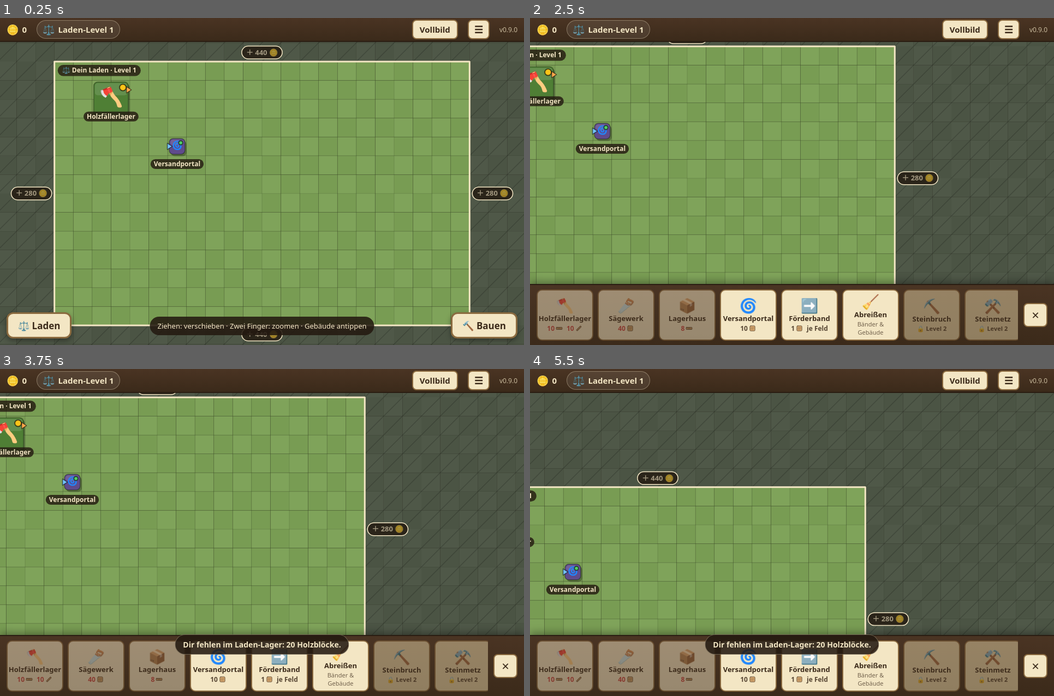
Above: before the commit, frames 1-4 (two rows, left to right).
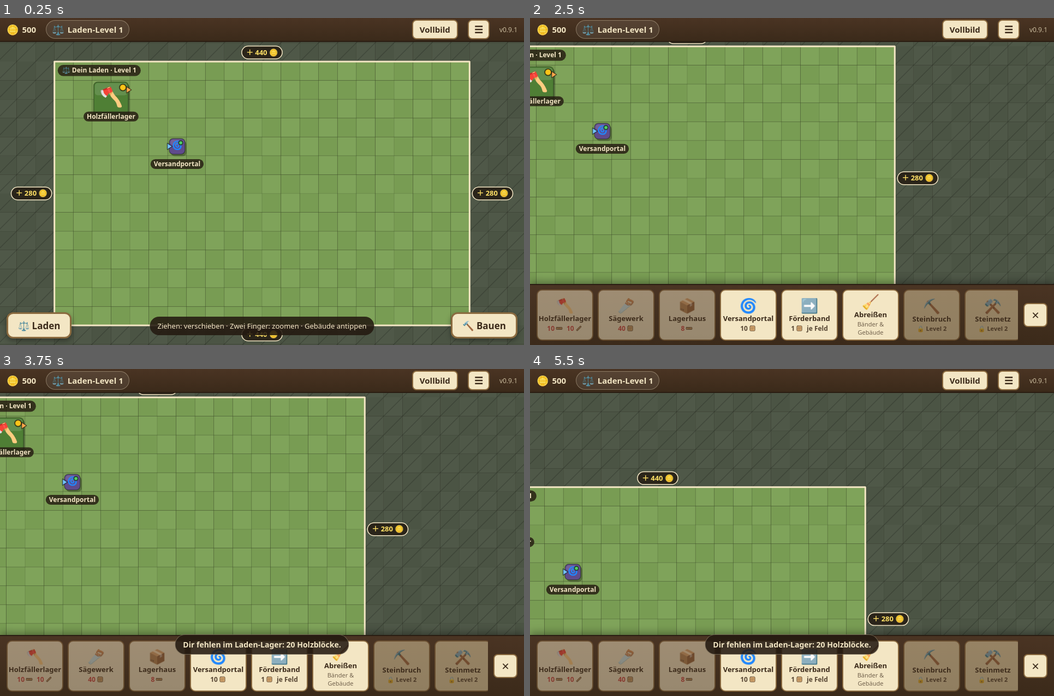
Above: after the commit, the same moments.

Repository: tobiasimhof/ErstesSpiel
Game: browser game, page index.html
The game is run twice, just before and just after one commit, with the same random seed, the same clock (stepped at 60 frames per second) and the same inputs.
Inputs (mouse positions are in pixels of both pictures, inside the frame that each line leads up to):
- Up to frame 1 (0.25 s): no input
- Up to frame 2 (2.5 s): click "⚖️ Laden-Level 1" at 0.27 s; click (792, 224) at 1.07 s; click "✕" at 1.27 s; click (687, 161) at 1.67 s; click "⚖️ Laden-Level 1" at 1.77 s; click "✕" at 1.87 s; press the mouse at (896, 148) at 2.27 s; release the mouse at (792, 132) at 2.4 s; click "🔨 Bauen" at 2.47 s
- Up to frame 3 (3.75 s): click (340, 604) at 2.87 s; click "⚒️ Steinmetz 🔒 Level 2" at 3.07 s; click (131, 620) at 3.47 s; click "🪚 Sägewerk 40" at 3.67 s
- Up to frame 4 (5.5 s): press the mouse at (792, 483) at 4.07 s; release the mouse at (739, 650) at 4.2 s; click "⚖️ Laden-Level 1" at 4.27 s; click (949, 558) at 4.67 s; click "➡️ Förderband 1 je Feld" at 4.87 s; click (634, 545) at 5.27 s; click "✓ Fertig" at 5.47 s

The runs differ from the first frame. In frame 1, 0.4% of the frame differs, in the area x 3-99%, y 0-98%; in frame 2, 0.3%; in frame 3, 0.3%; in frame 4, 0.4%.

Commit message:
v0.9.1: Startkapital 500 Gold
- Neues Spiel startet mit 500 Gold, damit nach den ersten Gebäuden genug
  Gold für den zweiten Holzstamm bleibt (Tobias' Test in Echtzeit)
- Spielstand-Version 8: bestehende Spielstände bekommen die 500 Gold
  einmalig nachgezahlt, mit Meldung
- Tests und README aktualisiert

Co-Authored-By: Claude Opus 5.5 <noreply@anthropic.com>
Claude-Session: https://claude.ai/code/session_01L8mmWhYR86tfwDTCiLemZt

Diff:
--- a/index.html
+++ b/index.html
@@ -14,46 +14,46 @@
     <link rel="manifest" href="manifest.webmanifest" />
     <link rel="icon" type="image/png" href="assets/icons/icon-192.png" />
     <link rel="apple-touch-icon" href="assets/icons/icon-192.png" />
-    <link rel="stylesheet" href="src/style.css?v=0.9.0" />
+    <link rel="stylesheet" href="src/style.css?v=0.9.1" />
     <!-- Jede Programmdatei bekommt die Versionsnummer, damit der Browser nach
          einem Update nicht alte und neue Dateien mischt. Wird von
          tools/set-version.mjs geschrieben – nicht von Hand ändern. -->
     <script type="importmap">
     {
       "imports": {
-        "./src/core/belts.js": "./src/core/belts.js?v=0.9.0",
-        "./src/core/buildings.js": "./src/core/buildings.js?v=0.9.0",
-        "./src/core/data/buildings.js": "./src/core/data/buildings.js?v=0.9.0",
-        "./src/core/data/items.js": "./src/core/data/items.js?v=0.9.0",
-        "./src/core/data/land.js": "./src/core/data/land.js?v=0.9.0",
-        "./src/core/data/levels.js": "./src/core/data/levels.js?v=0.9.0",
-        "./src/core/data/recipes.js": "./src/core/data/recipes.js?v=0.9.0",
-        "./src/core/data/shop.js": "./src/core/data/shop.js?v=0.9.0",
-        "./src/core/dirs.js": "./src/core/dirs.js?v=0.9.0",
-        "./src/core/geometry.js": "./src/core/geometry.js?v=0.9.0",
-        "./src/core/land.js": "./src/core/land.js?v=0.9.0",
-        "./src/core/levels.js": "./src/core/levels.js?v=0.9.0",
-        "./src/core/market.js": "./src/core/market.js?v=0.9.0",
-        "./src/core/production.js": "./src/core/production.js?v=0.9.0",
-        "./src/core/save.js": "./src/core/save.js?v=0.9.0",
-        "./src/core/shop.js": "./src/core/shop.js?v=0.9.0",
-        "./src/core/sim.js": "./src/core/sim.js?v=0.9.0",
-        "./src/core/state.js": "./src/core/state.js?v=0.9.0",
-        "./src/main.js": "./src/main.js?v=0.9.0",
-        "./src/version.js": "./src/version.js?v=0.9.0",
-        "./src/view/buildbar.js": "./src/view/buildbar.js?v=0.9.0",
-        "./src/view/camera.js": "./src/view/camera.js?v=0.9.0",
-        "./src/view/controller.js": "./src/view/controller.js?v=0.9.0",
-        "./src/view/format.js": "./src/view/format.js?v=0.9.0",
-        "./src/view/hud.js": "./src/view/hud.js?v=0.9.0",
-        "./src/view/input.js": "./src/view/input.js?v=0.9.0",
-        "./src/view/itemArt.js": "./src/view/itemArt.js?v=0.9.0",
-        "./src/view/levels.js": "./src/view/levels.js?v=0.9.0",
-        "./src/view/panels.js": "./src/view/panels.js?v=0.9.0",
-        "./src/view/press.js": "./src/view/press.js?v=0.9.0",
-        "./src/view/renderer.js": "./src/view/renderer.js?v=0.9.0",
-        "./src/view/shop.js": "./src/view/shop.js?v=0.9.0",
-        "./src/view/storage.js": "./src/view/storage.js?v=0.9.0"
+        "./src/core/belts.js": "./src/core/belts.js?v=0.9.1",
+        "./src/core/buildings.js": "./src/core/buildings.js?v=0.9.1",
+        "./src/core/data/buildings.js": "./src/core/data/buildings.js?v=0.9.1",
+        "./src/core/data/items.js": "./src/core/data/items.js?v=0.9.1",
+        "./src/core/data/land.js": "./src/core/data/land.js?v=0.9.1",
+        "./src/core/data/levels.js": "./src/core/data/levels.js?v=0.9.1",
+        "./src/core/data/recipes.js": "./src/core/data/recipes.js?v=0.9.1",
+        "./src/core/data/shop.js": "./src/core/data/shop.js?v=0.9.1",
+        "./src/core/dirs.js": "./src/core/dirs.js?v=0.9.1",
+        "./src/core/geometry.js": "./src/core/geometry.js?v=0.9.1",
+        "./src/core/land.js": "./src/core/land.js?v=0.9.1",
+        "./src/core/levels.js": "./src/core/levels.js?v=0.9.1",
+        "./src/core/market.js": "./src/core/market.js?v=0.9.1",
+        "./src/core/production.js": "./src/core/production.js?v=0.9.1",
+        "./src/core/save.js": "./src/core/save.js?v=0.9.1",
+        "./src/core/shop.js": "./src/core/shop.js?v=0.9.1",
+        "./src/core/sim.js": "./src/core/sim.js?v=0.9.1",
+        "./src/core/state.js": "./src/core/state.js?v=0.9.1",
+        "./src/main.js": "./src/main.js?v=0.9.1",
+        "./src/version.js": "./src/version.js?v=0.9.1",
+        "./src/view/buildbar.js": "./src/view/buildbar.js?v=0.9.1",
+        "./src/view/camera.js": "./src/view/camera.js?v=0.9.1",
+        "./src/view/controller.js": "./src/view/controller.js?v=0.9.1",
+        "./src/view/format.js": "./src/view/format.js?v=0.9.1",
+        "./src/view/hud.js": "./src/view/hud.js?v=0.9.1",
+        "./src/view/input.js": "./src/view/input.js?v=0.9.1",
+        "./src/view/itemArt.js": "./src/view/itemArt.js?v=0.9.1",
+        "./src/view/levels.js": "./src/view/levels.js?v=0.9.1",
+        "./src/view/panels.js": "./src/view/panels.js?v=0.9.1",
+        "./src/view/press.js": "./src/view/press.js?v=0.9.1",
+        "./src/view/renderer.js": "./src/view/renderer.js?v=0.9.1",
+        "./src/view/shop.js": "./src/view/shop.js?v=0.9.1",
+        "./src/view/storage.js": "./src/view/storage.js?v=0.9.1"
       }
     }
     </script>
@@ -189,6 +189,6 @@
         });
       })();
     </script>
-    <script type="module" src="src/main.js?v=0.9.0"></script>
+    <script type="module" src="src/main.js?v=0.9.1"></script>
   </body>
 </html>
--- a/src/core/data/shop.js
+++ b/src/core/data/shop.js
@@ -11,10 +11,12 @@
 // minItems–maxItems Stück von den Theken (zum festen Wert der Ware).
 export const CUSTOMERS = { minInterval: 10, maxInterval: 30, minItems: 1, maxItems: 3 };
 
-// Neues Spiel (v0.7.0): kein Gold, ein Holzstamm gratis, dazu Holzblöcke für
-// die ersten Förderbänder zum Versandportal. Seit v0.9.0 startet man nur mit
-// Holz (Level 1); den Felsbrocken gibt es beim Aufstieg auf Level 2.
-export const START_GOLD = 0;
+// Neues Spiel (v0.7.0): ein Holzstamm gratis, dazu Holzblöcke für die ersten
+// Förderbänder zum Versandportal. Seit v0.9.0 startet man nur mit Holz
+// (Level 1); den Felsbrocken gibt es beim Aufstieg auf Level 2.
+// v0.9.1: 500 Gold Startkapital (Tobias) – der erste Holzstamm muss auch die
+// ersten Gebäude bezahlen und brachte allein nie genug für den zweiten.
+export const START_GOLD = 500;
 export const START_STORAGE = { holzstamm: 1, holzblock: 20 };
 
 // Pleiteschutz: Wer gar nicht mehr weiterkommt, bekommt diesen Rohstoff geschenkt.
--- a/src/core/save.js
+++ b/src/core/save.js
@@ -14,12 +14,14 @@
 //   7 (v0.9.0): Laden-Level mit Freischalten, Zähler hergestellter Waren
 //               (produced), gekaufte Fläche (landBought). Bestehende Fabriken
 //               bekommen Level 3, damit nichts gesperrt wird.
+//   8 (v0.9.1): Startkapital – bestehende Spielstände bekommen START_GOLD
+//               einmalig nachgezahlt (Format sonst unverändert).
 
 import { BUILDINGS } from './data/buildings.js';
 import { ITEMS } from './data/items.js';
 import { RECIPES } from './data/recipes.js';
 import { MAX_LEVEL } from './data/levels.js';
-import { SALES_LOG_SIZE, START_STORAGE } from './data/shop.js';
+import { SALES_LOG_SIZE, START_GOLD, START_STORAGE } from './data/shop.js';
 import { canPlaceBuilding, findFreeSpot } from './buildings.js';
 import { isDir, sortDirs } from './dirs.js';
 import { footprintSize, rotateLocal } from './geometry.js';
@@ -28,7 +30,7 @@
 import { addAllToStorage } from './shop.js';
 import { START_PLOT, WORLD_HEIGHT, WORLD_WIDTH, parseTileKey } from './state.js';
 
-export const SAVE_VERSION = 7;
+export const SAVE_VERSION = 8;
 
 // v0.6.0: Waren und Rezepte, die es nicht mehr gibt, und was aus ihnen wird.
 const RENAMED_ITEMS = { holzwinkel: 'holzplatte', splitt: 'steinzahnrad' };
@@ -111,6 +113,10 @@
     state.shopLevel = Math.max(isInt(state.shopLevel) ? state.shopLevel : 1, EXISTING_FACTORY_LEVEL);
     state.produced = {};
     state.landBought = 0;
+  }
+  if (from < 8 && isNum(state.gold)) {
+    // v0.9.0 → v0.9.1: Das Startkapital gibt es für bestehende Spielstände einmalig dazu.
+    state.gold += START_GOLD;
   }
   return state;
 }
--- a/src/main.js
+++ b/src/main.js
@@ -13,6 +13,7 @@
 import { createController } from './view/controller.js';
 import { createShopView } from './view/shop.js';
 import { applyTestPack } from './core/market.js';
+import { START_GOLD } from './core/data/shop.js';
 import { canLevelUp } from './core/levels.js';
 import { createLevelView, unlockText } from './view/levels.js';
 import { costText } from './view/format.js';
@@ -182,6 +183,7 @@
     from < 5 ? 'Neu: Handel! Im Laden gibt es jetzt Theken und den Händler; Bauen kostet Waren aus dem Laden-Lager.' : '',
     from === 5 ? 'Neu: Die Schmiede macht Eisenstangen statt Nägel.' : '',
     from < 7 ? 'Neu: Fläche kaufen – tippe auf die ＋-Schilder am Rand. Deine Fabrik hat Laden-Level 3, alles bleibt freigeschaltet.' : '',
+    from < 8 ? `Neu: ${START_GOLD} Gold Startkapital – du bekommst es einmalig nachgezahlt.` : '',
     ...(loaded.notes ?? []),
   ].filter(Boolean);
   panels.toast(notes.join(' '), 9000);
--- a/src/version.js
+++ b/src/version.js
@@ -1,4 +1,4 @@
 // Aktuelle Spielversion. Wird im Spiel oben rechts angezeigt.
 // Bei jeder neuen Version auch die ?v=… Angaben in index.html anpassen
 // (ein Test prüft, dass beides übereinstimmt).
-export const VERSION = '0.9.0';
+export const VERSION = '0.9.1';
--- a/tests/browser/smoke.cjs
+++ b/tests/browser/smoke.cjs
@@ -165,7 +165,7 @@
   check(JSON.stringify(types) === '["holzfaeller","versandportal"]', 'Start nur mit Holz: Holzfällerlager und Versandportal');
   check((await page.textContent('#btn-level')).includes('Laden-Level 1'), 'Oben steht „Laden-Level 1“');
   check(!(await page.isVisible('#hud-level-ready')), 'Noch kein Aufstieg möglich (kein ⬆)');
-  check((await page.textContent('#hud-gold')) === '0', 'Start ohne Gold');
+  check((await page.textContent('#hud-gold')) === '500', 'Start mit 500 Gold Startkapital');
   check(await page.isVisible('#btn-shop'), 'Knopf „Laden“ sichtbar');
   check(await page.isVisible('#btn-build'), 'Knopf „Bauen“ sichtbar');
 
@@ -192,7 +192,7 @@
     'Infofenster hat Einlegen, Verschieben, Drehen, Abreißen',
   );
   check((await page.textContent('#info-status')).includes('Holzstämme im Laden-Lager: 1'), 'Infofenster zeigt Vorrat im Laden-Lager');
-  check(await page.locator('#info-actions button', { hasText: 'Holzstamm kaufen' }).isDisabled(), 'Ohne Gold lässt sich kein Holzstamm kaufen');
+  check(await page.locator('#info-actions button', { hasText: 'Holzstamm kaufen' }).isDisabled(), 'Mit 500 Gold reicht es noch nicht für einen Holzstamm (550)');
   await page.locator('#info-actions button', { hasText: 'Drehen' }).tap();
   await sleep(80);
   check((await game(page, () => window.__game.state.buildings[0].rot)) === 1, 'Drehen dreht das Gebäude');
@@ -432,7 +432,7 @@
   }));
   check(fresh.buildings === 2 && fresh.belts === 0, 'Neues Spiel startet frisch');
 
-  // ---------- Einstieg ohne Gold ----------
+  // ---------- Einstieg mit Startkapital ----------
   await page.tap('#btn-build');
   await sleep(80);
   check(
@@ -497,7 +497,7 @@
   await game(page, () => window.__game.simulate(90));
   await sleep(500);
   const sold = await game(page, () => ({ gold: window.__game.state.gold, sales: window.__game.state.market.sales.length }));
-  check(sold.gold > 0 && sold.sales > 0, `Kunden kaufen und zahlen (${sold.gold} Gold, ${sold.sales} Verkäufe)`);
+  check(sold.gold > 500 && sold.sales > 0, `Kunden kaufen und zahlen (${sold.gold} Gold, ${sold.sales} Verkäufe)`);
   // Kunden kaufen live weiter; die Leiste zieht spätestens nach 0,4 s nach.
   const hudSynced = await page
     .waitForFunction(() => document.getElementById('hud-gold').textContent === new Intl.NumberFormat('de-DE').format(window.__game.state.gold), null, { timeout: 3000 })
--- a/tests/market.test.js
+++ b/tests/market.test.js
@@ -3,7 +3,9 @@
 
 import { BELT_COST, BUILDINGS, BUILD_MENU } from '../src/core/data/buildings.js';
 import { ITEMS } from '../src/core/data/items.js';
-import { CUSTOMERS, SHOP_LEVELS, TEST_PACK } from '../src/core/data/shop.js';
+import { CUSTOMERS, SHOP_LEVELS, START_GOLD, START_STORAGE, TEST_PACK } from '../src/core/data/shop.js';
+
+const START_STORAGE_BLOCKS = START_STORAGE.holzblock;
 import { buildBeltPath, buyBeltPath, extendTrace, removeBelt } from '../src/core/belts.js';
 import { buyBuilding, placeBuilding, removeBuilding } from '../src/core/buildings.js';
 import {
@@ -277,7 +279,19 @@
   setCounterItem(state, 0, 'holzblock');
   fillCounter(state, 0);
   simulate(state, 120);
-  assert.ok(state.gold > 0, 'Kunden haben gekauft');
+  assert.ok(state.gold > START_GOLD, 'Kunden haben gekauft');
+});
+
+// Tobias' Test von v0.9.0 in Echtzeit: Mit nur einem Holzstamm reichte das Gold
+// nach den ersten Gebäuden nicht für den zweiten. Das Startkapital muss das abfangen.
+test('Startkapital: Nach 2 Sägewerken und Bändern reicht es für den zweiten Holzstamm', () => {
+  const state = createNewGame(8);
+  const wood = 200 + START_STORAGE_BLOCKS;
+  const blocksLeft = wood - 2 * BUILDINGS.saegewerk.cost.holzblock - 25; // 25 Felder Band
+  const parts = Math.floor(blocksLeft / 5);
+  const earned = parts * ITEMS.holzplatte.price;
+  assert.ok(earned < ITEMS.holzstamm.buyPrice, `ohne Startkapital zu wenig (${earned} Gold)`);
+  assert.ok(state.gold + earned >= ITEMS.holzstamm.buyPrice, `mit Startkapital genug (${state.gold + earned} Gold)`);
 });
 
 // ---------- Pleiteschutz ----------
--- a/tests/save.test.js
+++ b/tests/save.test.js
@@ -179,7 +179,7 @@
   const loaded = deserializeGame(JSON.stringify({ saveVersion: 4, savedAt: 5, state: v4 }));
   assert.ok(loaded);
   assert.equal(loaded.migratedFrom, 4);
-  assert.equal(loaded.state.gold, 100);
+  assert.equal(loaded.state.gold, 600, 'Gold bleibt, dazu 500 Startkapital (v0.9.1)');
   assert.deepEqual(loaded.state.storage, { holzstamm: 2, holzplatte: 37, minieisenplatte: 12 });
   assert.equal(JSON.stringify(loaded.state.buildings), before.buildings, 'Gebäude unverändert, nichts nachträglich berechnet');
   assert.equal(JSON.stringify(loaded.state.belts), before.belts);
@@ -234,7 +234,7 @@
   assert.equal(s.belts['13,8'].item, null);
   assert.equal(s.belts['14,8'].item.type, 'holzblock');
   assert.deepEqual(s.market.sales, [{ id: 2, items: { steinzahnrad: 2 }, gold: 50 }]);
-  assert.equal(s.gold, 3100, 'Gold bleibt');
+  assert.equal(s.gold, 3600, 'Gold bleibt, dazu 500 Startkapital (v0.9.1)');
   // 140 + 2 (Bänder) + 7 (Theke) + 5 (Schmiede) + 53 (Lagerhaus) = 207 Nägel
   assert.deepEqual(loaded.notes, ['207 Eisennägel wurden zu 43 Eisenstangen.']);
 });
@@ -265,12 +265,33 @@
   assert.equal(s.shopLevel, 3);
   assert.deepEqual(s.produced, {});
   assert.equal(s.landBought, 0);
-  assert.equal(s.gold, 2978);
+  assert.equal(s.gold, 3478, 'Gold bleibt, dazu 500 Startkapital (v0.9.1)');
   assert.deepEqual(s.storage, { holzplatte: 30, eisenstange: 28, felsbrocken: 1 }, 'kein Geschenk, nichts weg');
   assert.equal(JSON.stringify(s.buildings), before.buildings);
   assert.equal(JSON.stringify(s.belts), before.belts);
   assert.deepEqual(s.plot, before.plot);
   assert.deepEqual(loaded.notes, []);
+});
+
+test('Spielstand aus v0.9.0 (Version 7): 500 Gold Startkapital werden einmalig nachgezahlt', () => {
+  // Wie Tobias' Testspiel: Level 2, 372 Gold, Felsbrocken im Lager
+  const v7 = createNewGame(7);
+  v7.gold = 372;
+  v7.shopLevel = 2;
+  v7.produced = { holzblock: 200, holzplatte: 12, holzstab: 11 };
+  v7.storage = { felsbrocken: 1 };
+  const loaded = deserializeGame(JSON.stringify({ saveVersion: 7, savedAt: 5, state: v7 }));
+  assert.ok(loaded);
+  assert.equal(loaded.migratedFrom, 7);
+  assert.equal(loaded.state.gold, 872);
+  assert.equal(loaded.state.shopLevel, 2, 'Level bleibt');
+  assert.deepEqual(loaded.state.produced, v7.produced, 'Zähler bleiben');
+  assert.deepEqual(loaded.state.storage, { felsbrocken: 1 });
+  assert.deepEqual(loaded.notes, []);
+  // Nur einmal: erneut speichern und laden gibt nichts mehr dazu
+  const again = deserializeGame(serializeGame(loaded.state));
+  assert.equal(again.state.gold, 872);
+  assert.equal(again.migratedFrom, undefined);
 });
 
 test('Ungültiges Level, Zähler oder Flächenkäufe werden erkannt', () => {
--- a/tests/state.test.js
+++ b/tests/state.test.js
@@ -9,7 +9,7 @@
   const state = createNewGame();
   assert.deepEqual(state.buildings.map((b) => b.type).sort(), ['holzfaeller', 'versandportal']);
   assert.equal(state.shopLevel, 1);
-  assert.equal(state.gold, 0, 'Start ohne Gold');
+  assert.equal(state.gold, 500, 'Start mit 500 Gold Startkapital (v0.9.1)');
   assert.deepEqual(state.storage, { holzstamm: 1, holzblock: 20 });
   assert.deepEqual(state.produced, {});
   assert.equal(state.landBought, 0);
